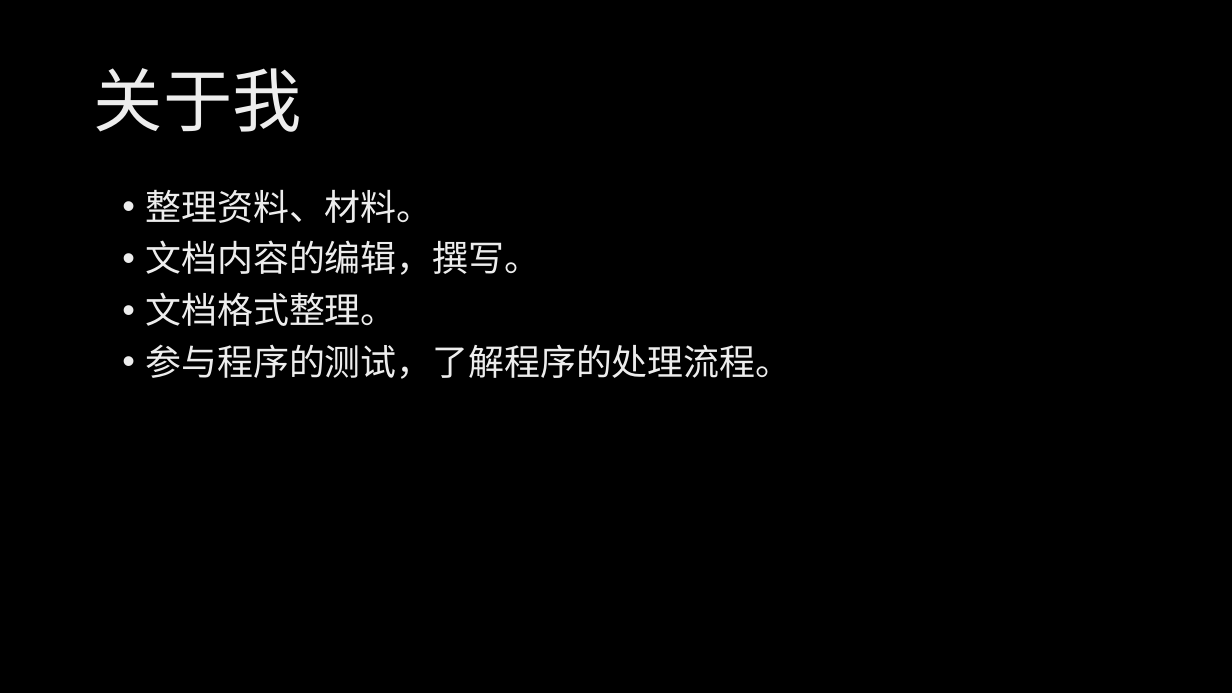
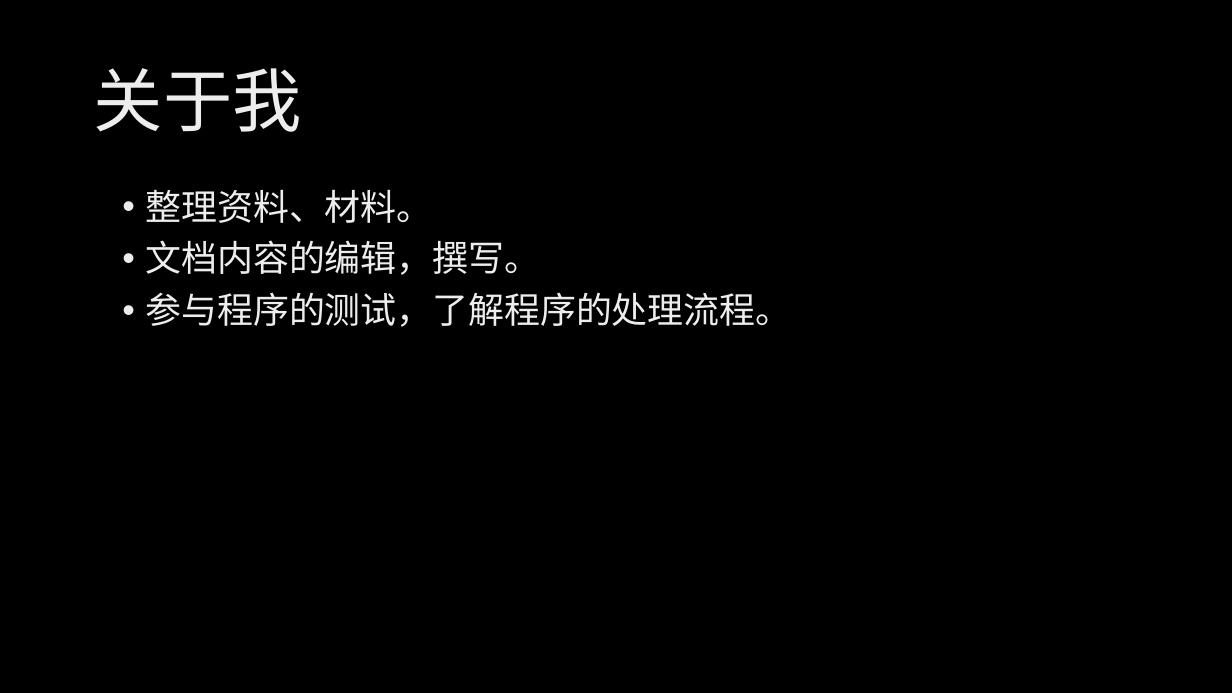
Before and after one commit to HSCppcheck/Cppcheck, a slide deck: slide 10 of 汇报/第六周课堂汇报.pptx. Drawn at 1232x693 pixels with LibreOffice and Linux fonts; fonts in the diff are those of the drawing; background and template pictures are left out. Boxes give left, top, right and bottom in pixels: in the first picture for what was removed or moved away, otherwise in the second. Text is boxed around its words. In the diff, an @@ line names an element or a change of style, - is before the commit and + after.

```diff
--- a/汇报/第六周课堂汇报.pptx
+++ b/汇报/第六周课堂汇报.pptx
@@ text at (146, 292, 397, 326): paragraph removed @@
-• 文档格式整理。
```
Also in this commit, not shown: 2 other slides changed, 5 slides added.
